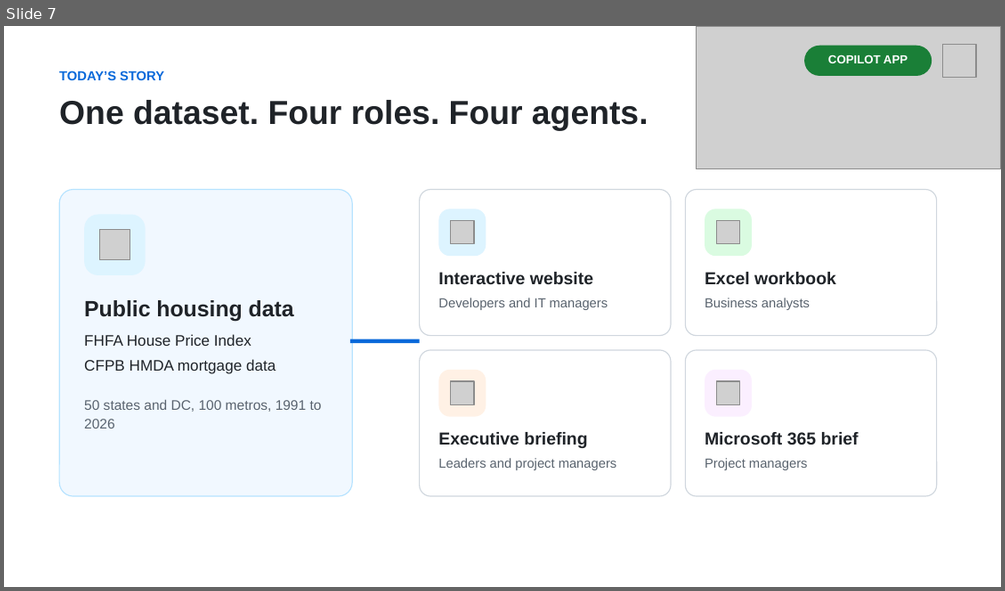
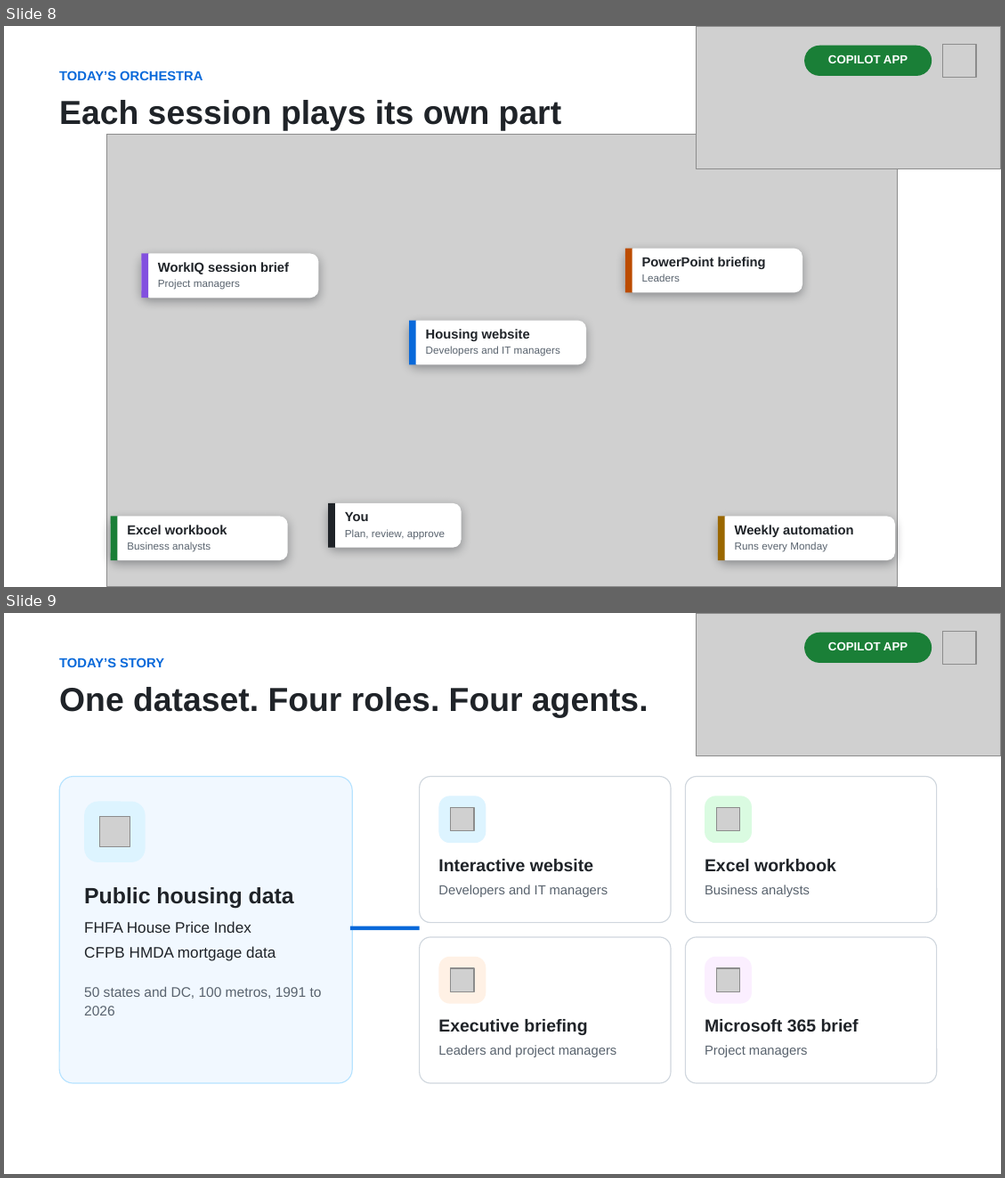
Before and after one commit to DanWahlin/housing-market-demo, a slide deck: talk/copilot-app-put-ai-agents-to-work.pptx. Shown one above the other, each under a label of ours: slide 7 before the commit, slides 8 and 9 after it. The pictures are 1005x591 and 1005x1178 pixels, drawn with LibreOffice and Linux fonts; fonts in the diff are those of the drawing; grey boxes stand for pictures. Boxes give left, top, right and bottom in pixels: in the first picture for what was removed or moved away, otherwise in the second. Text is boxed around its words. In the diff, an @@ line names an element or a change of style, - is before the commit and + after.

```diff
--- a/talk/copilot-app-put-ai-agents-to-work.pptx
+++ b/talk/copilot-app-put-ai-agents-to-work.pptx
@@ slide 8 added at <box>4,26,1001,587</box>, background #FFFFFF @@
@@ picture added at <box>696,26,1001,168</box> @@
@@ rounded rectangle added at <box>804,45,932,76</box>, fill #1A7F37 @@
@@ picture added at <box>943,44,976,77</box> @@
@@ text added at <box>59,70,202,80</box>, 9.5 pt, text #0969DA, bold @@
+TODAY’S ORCHESTRA
@@ text added at <box>828,54,907,63</box>, 8.5 pt, text #FFFFFF, bold @@
+COPILOT APP
@@ text added at <box>59,100,562,131</box>, 24 pt, text #1F2328, bold @@
+Each session plays its own part
@@ picture added at <box>106,134,898,586</box> @@
@@ rounded rectangle added at <box>142,253,319,297</box>, fill #FFFFFF @@
@@ rectangle added at <box>142,253,148,297</box>, fill #8250DF @@
@@ text added at <box>158,262,289,274</box>, 9.5 pt, text #1F2328, bold @@
+WorkIQ session brief
@@ rounded rectangle added at <box>625,248,802,292</box>, fill #FFFFFF @@
@@ rectangle added at <box>625,248,632,292</box>, fill #BC4C00 @@
@@ text added at <box>642,257,766,269</box>, 9.5 pt, text #1F2328, bold @@
+PowerPoint briefing
@@ text added at <box>158,279,240,289</box>, 7.5 pt, text #59636E @@
+Project managers
@@ text added at <box>642,273,680,281</box>, 7.5 pt, text #59636E @@
+Leaders
@@ rounded rectangle added at <box>409,320,586,364</box>, fill #FFFFFF @@
@@ rectangle added at <box>409,320,416,364</box>, fill #0969DA @@
@@ text added at <box>426,329,530,341</box>, 9.5 pt, text #1F2328, bold @@
+Housing website
@@ text added at <box>426,346,560,356</box>, 7.5 pt, text #59636E @@
+Developers and IT managers
@@ rounded rectangle added at <box>328,502,461,547</box>, fill #FFFFFF @@
@@ rectangle added at <box>328,502,335,547</box>, fill #1F2328 @@
@@ rounded rectangle added at <box>111,516,288,559</box>, fill #FFFFFF @@
@@ rectangle added at <box>111,516,118,559</box>, fill #1A7F37 @@
@@ text added at <box>127,524,227,534</box>, 9.5 pt, text #1F2328, bold @@
+Excel workbook
@@ text added at <box>345,512,369,521</box>, 9.5 pt, text #1F2328, bold @@
+You
@@ text added at <box>345,529,445,539</box>, 7.5 pt, text #59636E @@
+Plan, review, approve
@@ rounded rectangle added at <box>718,516,895,559</box>, fill #FFFFFF @@
@@ rectangle added at <box>718,516,725,559</box>, fill #9A6700 @@
@@ text added at <box>735,524,853,537</box>, 9.5 pt, text #1F2328, bold @@
+Weekly automation
@@ text added at <box>127,541,210,552</box>, 7.5 pt, text #59636E @@
+Business analysts
@@ text added at <box>735,541,827,552</box>, 7.5 pt, text #59636E @@
+Runs every Monday
@@ what was slide 7 is now slide 9 @@
```
Also in this commit, not shown: 1 other slide added, 1 other file.
